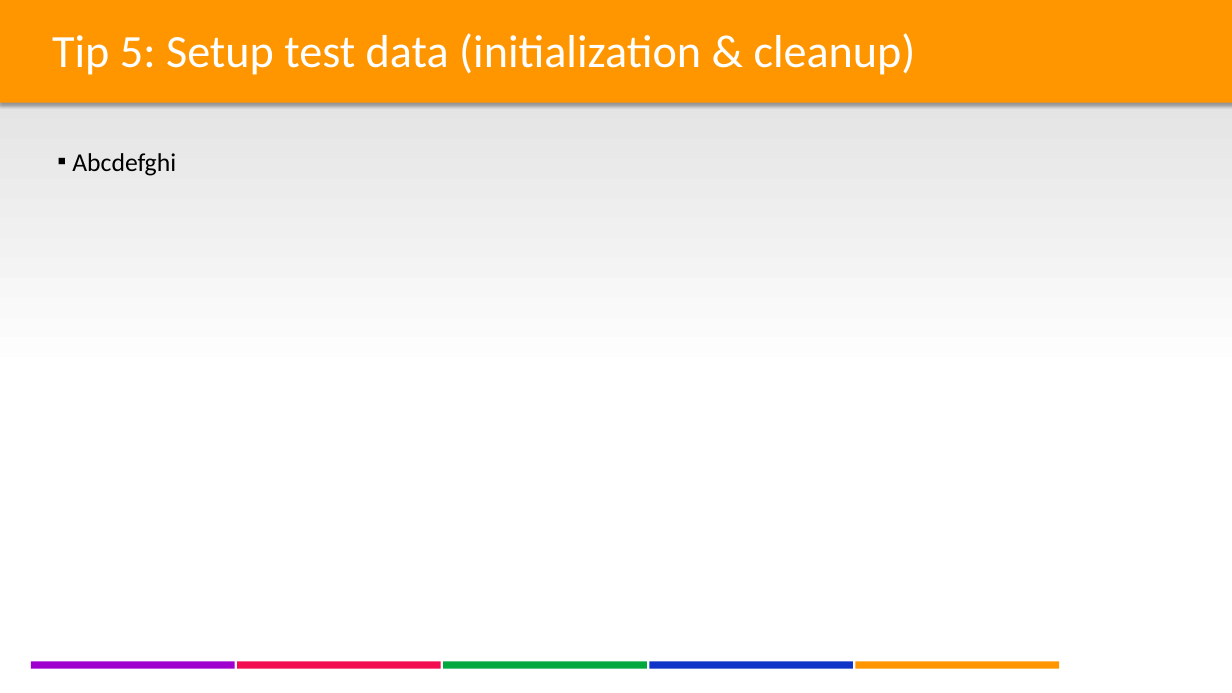
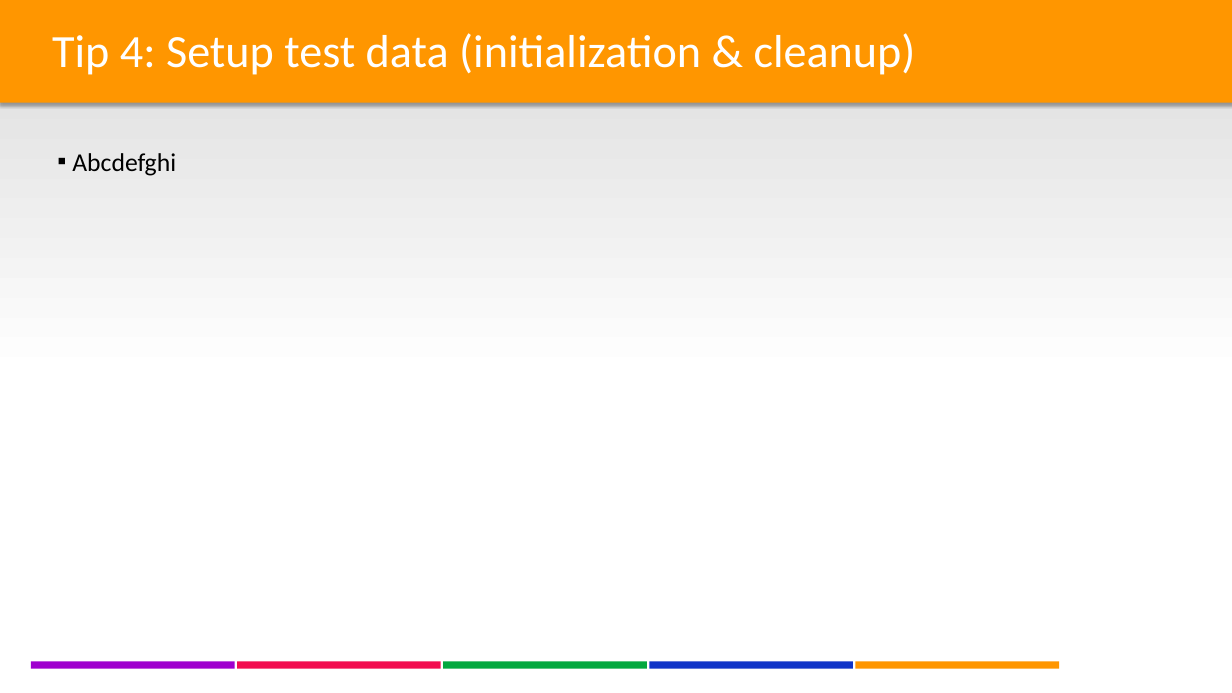
Before and after one commit to lgoldin/TestOrientedDevelopment, a slide deck: slide 14 of DesigningTestableApplications - Part II - DB Integration & Legacy Code.pptx (slide 9 before the commit). Drawn at 1232x693 pixels with LibreOffice and Linux fonts; fonts in the diff are those of the drawing; background and template pictures are left out. Boxes give left, top, right and bottom in pixels: in the first picture for what was removed or moved away, otherwise in the second. Text is boxed around its words. In the diff, an @@ line names an element or a change of style, - is before the commit and + after.

Commit message:
PPT

```diff
--- a/DesigningTestableApplications - Part II - DB Integration & Legacy Code.pptx
+++ b/DesigningTestableApplications - Part II - DB Integration & Legacy Code.pptx
@@ text at box(52, 33, 916, 75): text changed @@
-Tip 5: Setup test data (initialization & cleanup)
+Tip 4: Setup test data (initialization & cleanup)
```
Also in this commit, not shown: 5 other slides changed, 6 slides added, 1 slide removed.
